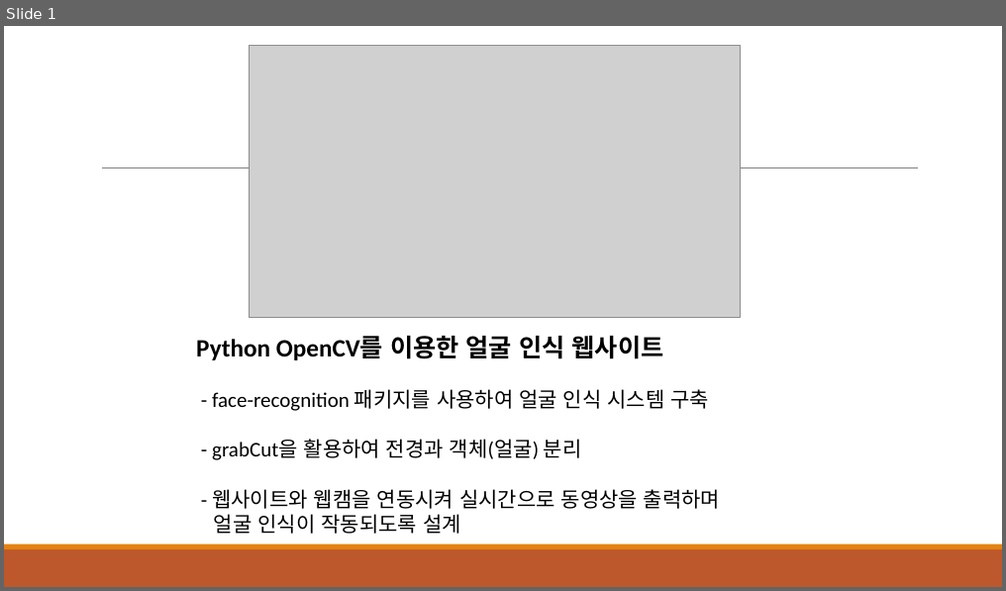
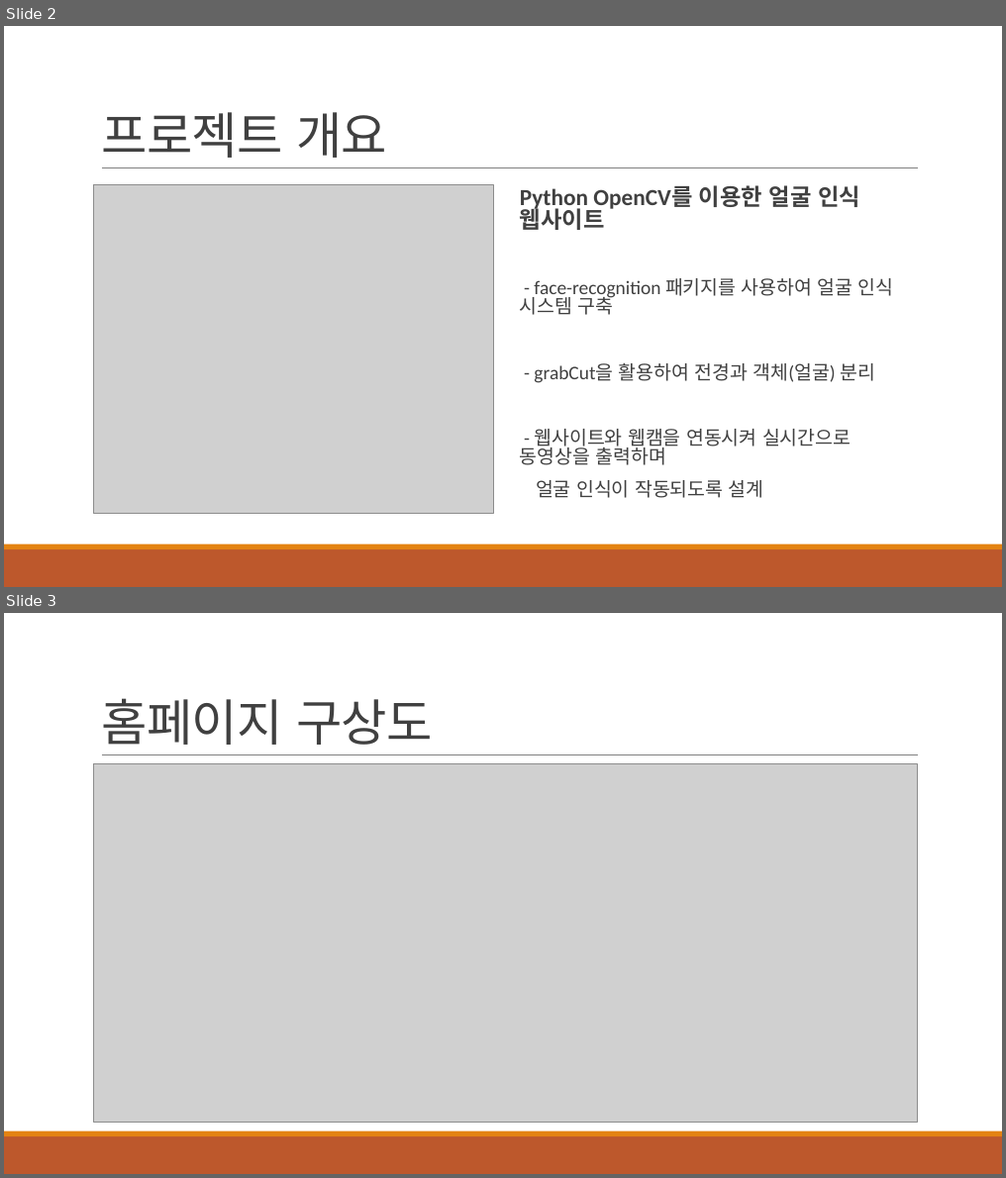
Before and after one commit to hmy343/cv_fr_project, a slide deck: 프로젝트 개요.pptx. Shown one above the other, each under a label of ours: slide 1 before the commit, slides 2 and 3 after it. The pictures are 1006x591 and 1006x1178 pixels, drawn with LibreOffice and Linux fonts; fonts in the diff are those of the drawing; grey boxes stand for pictures. Boxes give left, top, right and bottom in pixels: in the first picture for what was removed or moved away, otherwise in the second. Text is boxed around its words. In the diff, an @@ line names an element or a change of style, - is before the commit and + after.

Commit message:
프로젝트 개요 수정

```diff
--- a/프로젝트 개요.pptx
+++ b/프로젝트 개요.pptx
@@ slide 3 added at (x1=4, y1=613, x2=1002, y2=1174), background #FFFFFF; not listed: 3 template elements that a slide beside it also shows @@
@@ title added at (x1=101, y1=698, x2=433, y2=745), 48 pt, text #404040 @@
+홈페이지 구상도
@@ picture added at (x1=94, y1=764, x2=918, y2=1123) @@
@@ what was slide 1 is now slide 2 @@
@@ slide 2 changed as well @@
@@ title added at (x1=101, y1=112, x2=387, y2=158), 48 pt, text #404040 @@
+프로젝트 개요
@@ picture resized from (x1=249, y1=45, x2=740, y2=318) to (x1=94, y1=184, x2=493, y2=514) @@
@@ text "Python OpenCV를 이용한 얼굴 인식 ..." moved from (x1=196, y1=336, x2=720, y2=534) to (x1=520, y1=185, x2=894, y2=498) @@
@@ text "Python OpenCV를 이용한 얼굴 인식 ..." at (x1=520, y1=185, x2=894, y2=498): size 24 to 22.2 pt in "Python OpenCV를 이용한 얼굴 인식 웹사이트"; text colour #000000 to #404040; size 20 to 18.5 pt in "- face-recognition 패키지를 사용하여 얼굴 인식 시스템 ...", "- grabCut을 활용하여 전경과 객체(얼굴) 분리", "- 웹사이트와 웹캠을 연동시켜 실시간으로 동영상을 출력하며", "얼굴 인식이 작동되도록 설계"; bullet none to  ; line spacing 1 to 0.8; more space between paragraphs @@
```
Also in this commit, not shown: 2 other slides added.
